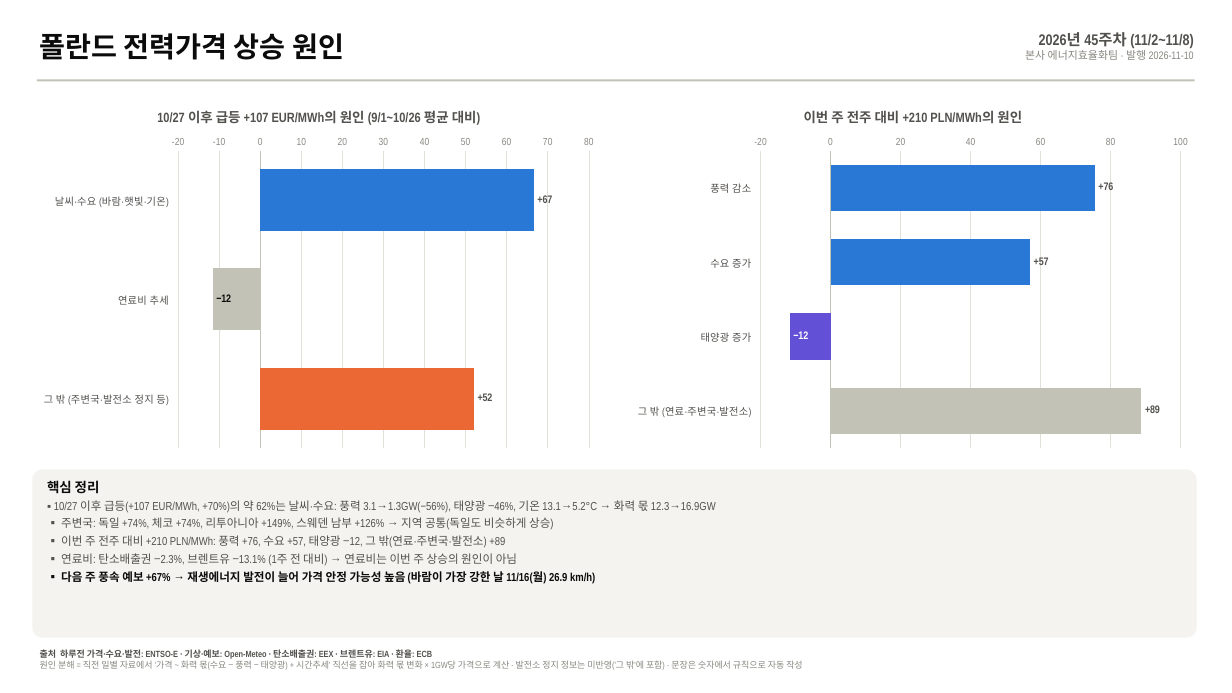
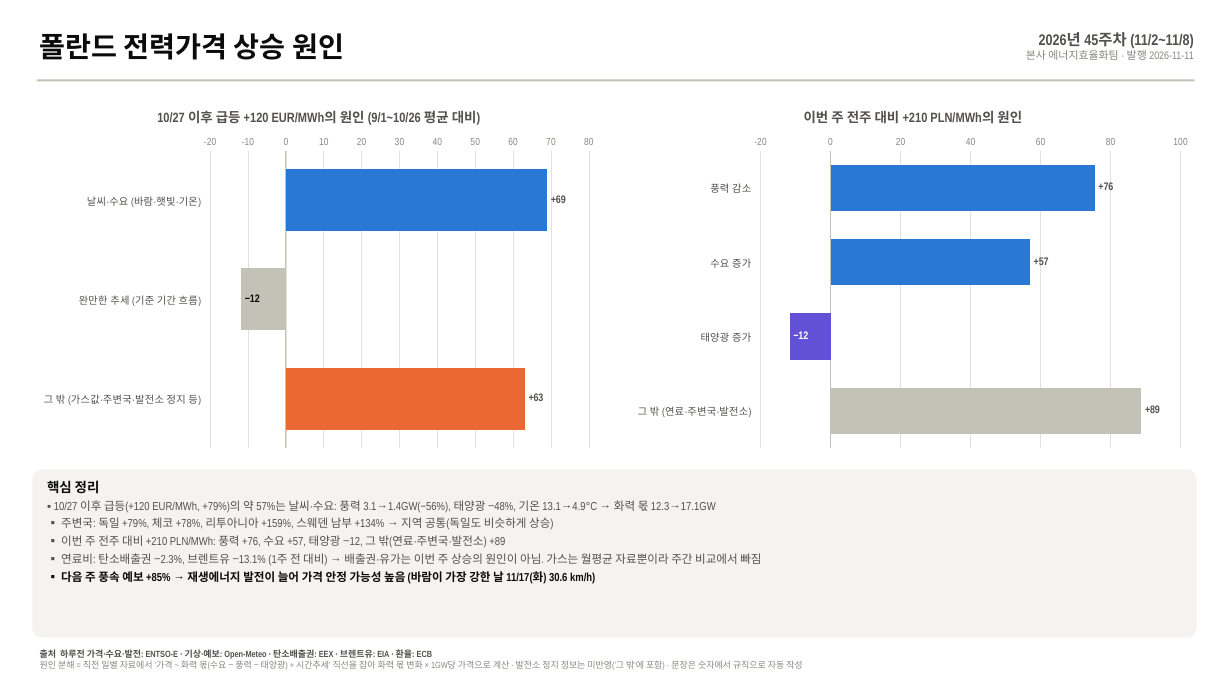
Before and after one commit to bnkim192/entsoe-harvester, a slide deck: slide 3 of weekly/2026-W45/PL_power_commodity_2026-W45.pptx. Drawn at 1232x693 pixels with LibreOffice and Linux fonts; fonts in the diff are those of the drawing. Boxes give left, top, right and bottom in pixels: in the first picture for what was removed or moved away, otherwise in the second. Text is boxed around its words. In the diff, an @@ line names an element or a change of style, - is before the commit and + after.

```diff
--- a/weekly/2026-W45/PL_power_commodity_2026-W45.pptx
+++ b/weekly/2026-W45/PL_power_commodity_2026-W45.pptx
@@ text at box(1026, 50, 1193, 60): text changed @@
-본사 에너지효율화팀 · 발행 2026-11-10
+본사 에너지효율화팀 · 발행 2026-11-11
@@ bar chart at box(32, 91, 605, 456) @@
@@ title "10/27 이후 급등 +107 EUR/MWh의 원인 (9/1~10/26 평균 대비)" to "10/27 이후 급등 +120 EUR/MWh의 원인 (9/1~10/26 평균 대비)" @@
-categories: 날씨·수요 (바람·햇빛·기온), 연료비 추세, 그 밖 (주변국·발전소 정지 등)
+categories: 날씨·수요 (바람·햇빛·기온), 완만한 추세 (기준 기간 흐름), 그 밖 (가스값·주변국·발전소 정지 등)
-Series 1: 67, -12, 52
+Series 1: 69, -12, 63
@@ data labels of Series 1 added @@
@@ text at box(54, 500, 716, 529): text changed @@
-▪ 10/27 이후 급등(+107 EUR/MWh, +70%)의 약 62%는 날씨·수요: 풍력 3.1→1.3GW(−56%), 태양광 −46%, 기온 13.1→5.2°C → 화력 몫 12.3→16.9GW
-▪ 주변국: 독일 +74%, 체코 +74%, 리투아니아 +149%, 스웨덴 남부 +126% → 지역 공통(독일도 비슷하게 상승)
+▪ 10/27 이후 급등(+120 EUR/MWh, +79%)의 약 57%는 날씨·수요: 풍력 3.1→1.4GW(−56%), 태양광 −48%, 기온 13.1→4.9°C → 화력 몫 12.3→17.1GW
+▪ 주변국: 독일 +79%, 체코 +78%, 리투아니아 +159%, 스웨덴 남부 +134% → 지역 공통(독일도 비슷하게 상승)
@@ text at box(61, 553, 761, 584): text changed; text colour #0B0B0B to #52514E; bold off @@
-▪ 연료비: 탄소배출권 −2.3%, 브렌트유 −13.1% (1주 전 대비) → 연료비는 이번 주 상승의 원인이 아님
-▪ 다음 주 풍속 예보 +67% → 재생에너지 발전이 늘어 가격 안정 가능성 높음 (바람이 가장 강한 날 11/16(월) 26.9 km/h)
+▪ 연료비: 탄소배출권 −2.3%, 브렌트유 −13.1% (1주 전 대비) → 배출권·유가는 이번 주 상승의 원인이 아님. 가스는 월평균 자료뿐이라 주간 비교에서 빠짐
+▪ 다음 주 풍속 예보 +85% → 재생에너지 발전이 늘어 가격 안정 가능성 높음 (바람이 가장 강한 날 11/17(화) 30.6 km/h)
```
Also in this commit, not shown: 3 other slides changed, 1 slide added, 14 other files.
